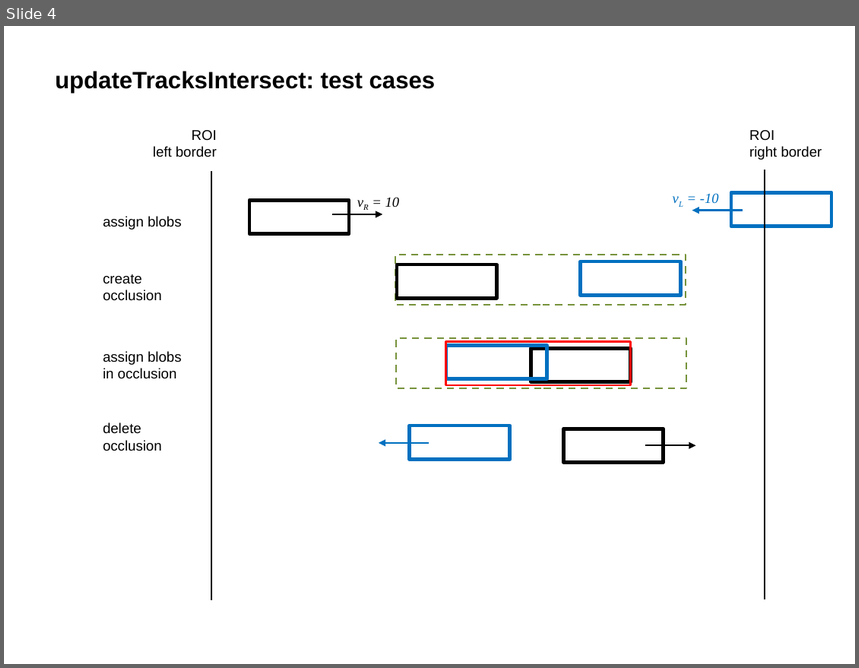
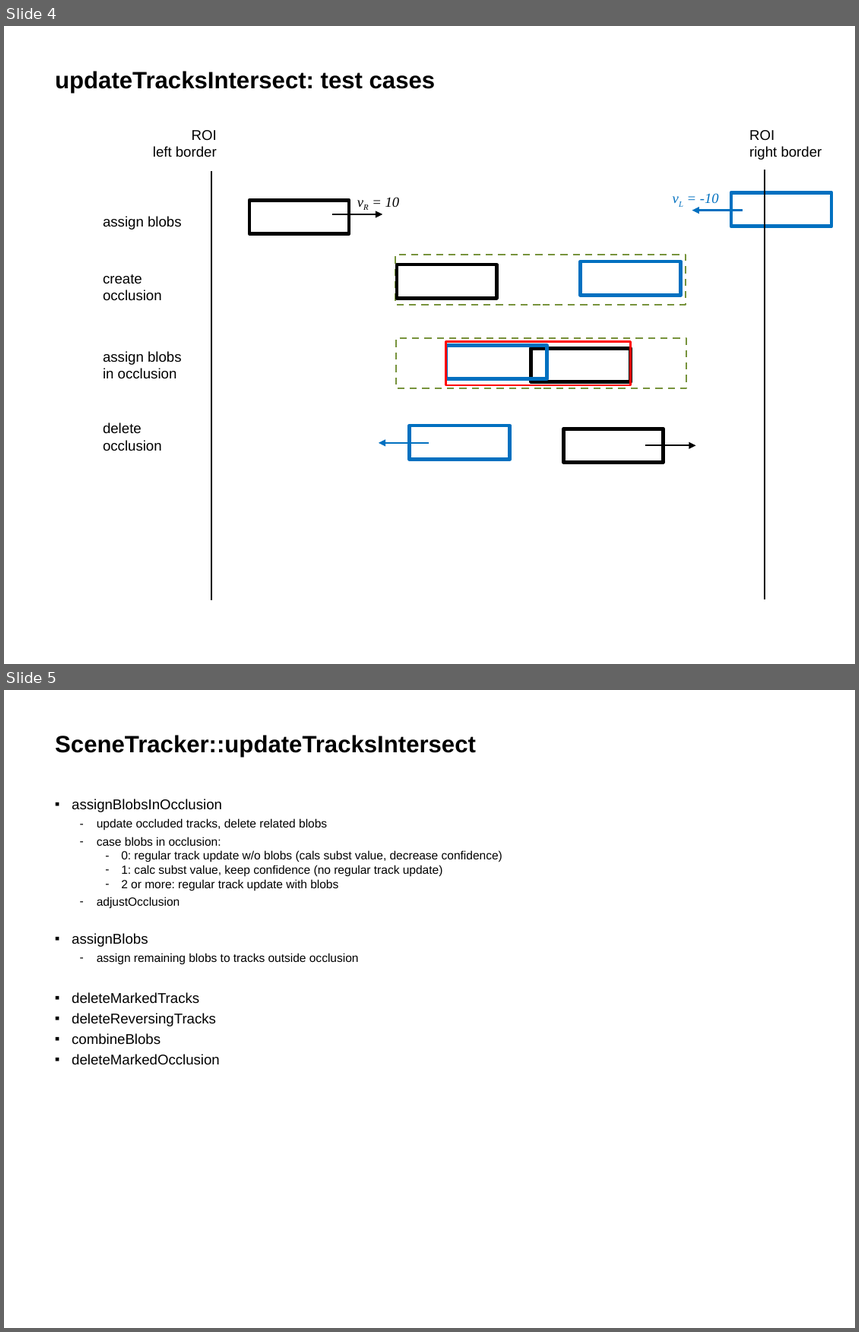
Before and after one commit to HwyToHell/video-dev, a slide deck: utilities/occlusion.pptx. Shown one above the other, each under a label of ours: slide 4 before the commit, slides 4 and 5 after it. The pictures are 859x668 and 859x1332 pixels, drawn with LibreOffice and Linux fonts; fonts in the diff are those of the drawing. Boxes give left, top, right and bottom in pixels: in the first picture for what was removed or moved away, otherwise in the second. Text is boxed around its words. In the diff, an @@ line names an element or a change of style, - is before the commit and + after.

```diff
--- a/utilities/occlusion.pptx
+++ b/utilities/occlusion.pptx
@@ slide 5 added at (4,690,855,1328), background #FFFFFF @@
@@ title added at (55,735,476,758), 20 pt, text #000000, bold @@
+SceneTracker::updateTracksIntersect
@@ text added at (72,799,503,1065), 10 pt, text #000000 @@
+▪ assignBlobsInOcclusion
+  – update occluded tracks, delete related blobs
+  – case blobs in occlusion:
+    – 0: regular track update w/o blobs (cals subst value, decrease confidence)
+    – 1: calc subst value, keep confidence (no regular track update)
+    – 2 or more: regular track update with blobs
+  – adjustOcclusion
+▪ assignBlobs
+  – assign remaining blobs to tracks outside occlusion
+▪ deleteMarkedTracks
+▪ deleteReversingTracks
+▪ combineBlobs
+▪ deleteMarkedOcclusion
```
Also in this commit, not shown: 5 other files.
